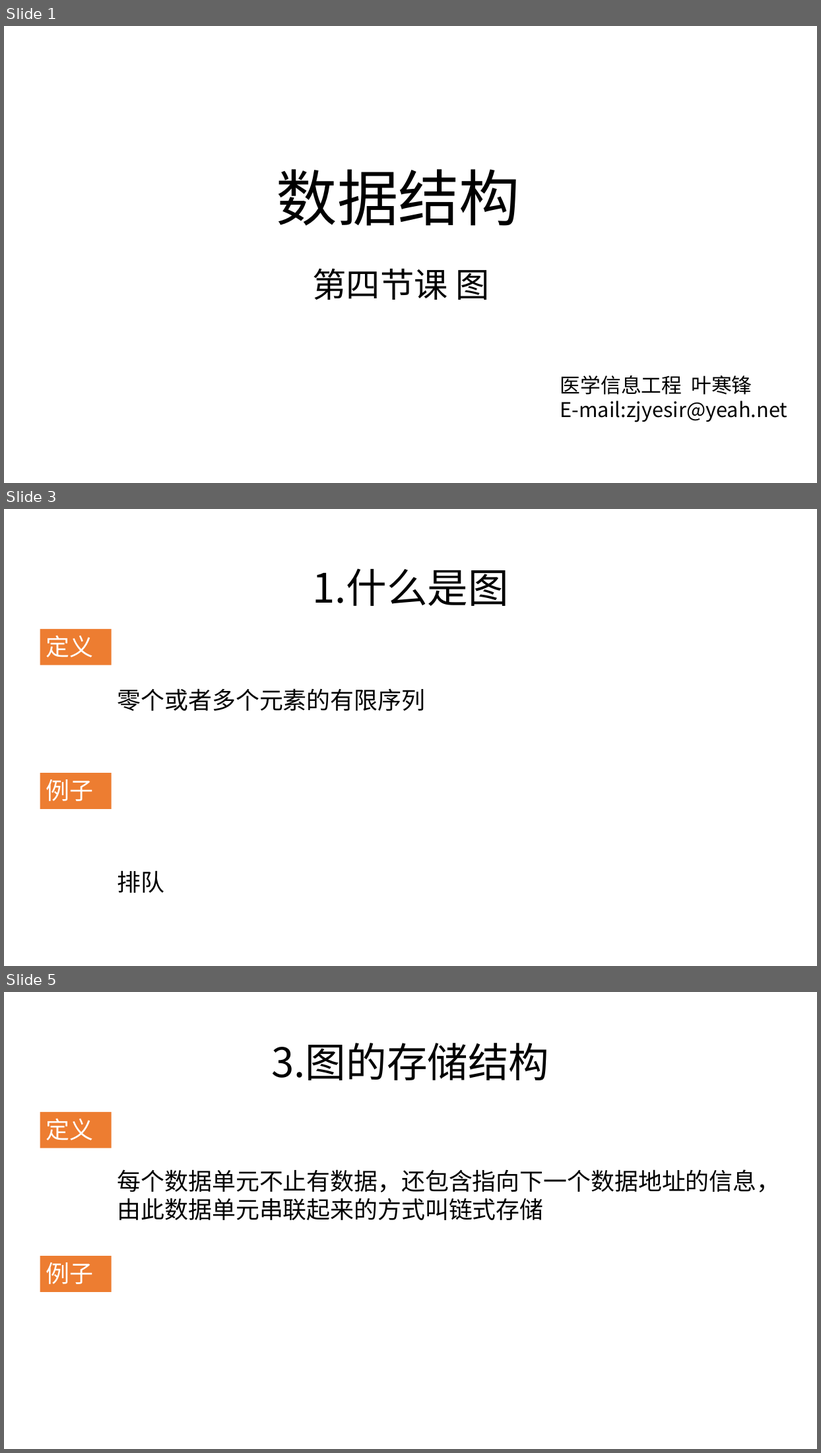
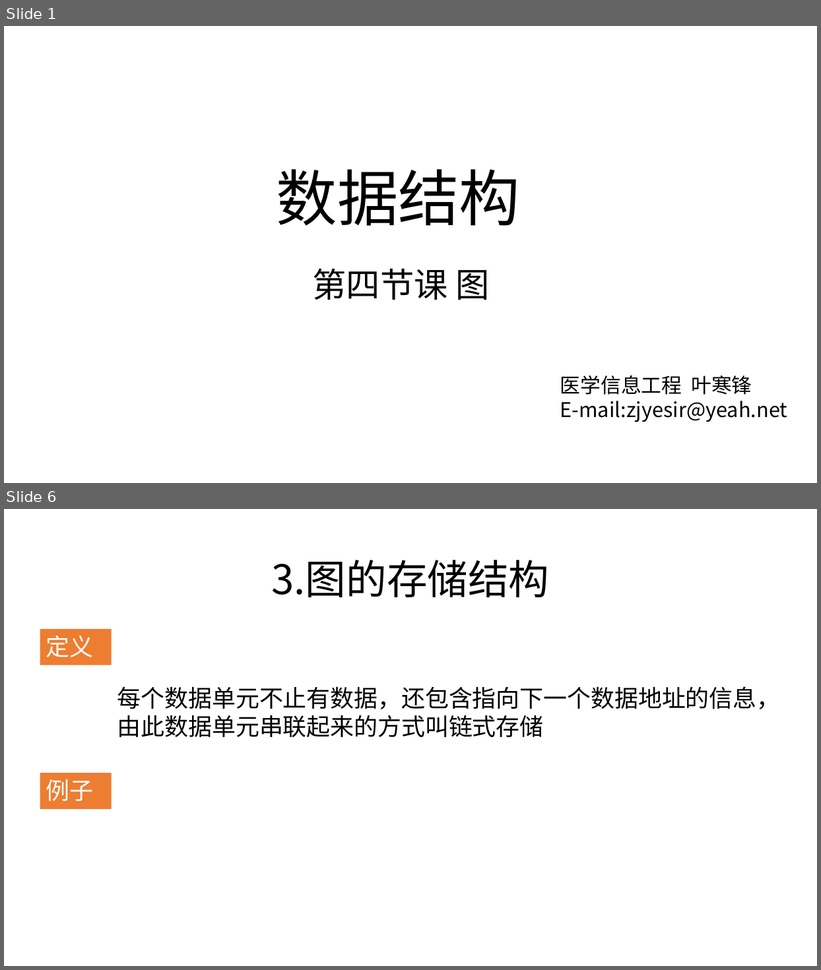
Before and after one commit to zjyesir/hmc_data_structure, a slide deck: ppt/7.图.pptx. Shown one above the other, each under a label of ours: slides 1, 3 and 5 before the commit, slides 1 and 6 after it; the slides between them are not shown. The pictures are 821x1453 and 821x970 pixels, drawn with LibreOffice and Linux fonts; fonts in the diff are those of the drawing; background and template pictures are left out. Boxes give left, top, right and bottom in pixels: in the first picture for what was removed or moved away, otherwise in the second. Text is boxed around its words. In the diff, an @@ line names an element or a change of style, - is before the commit and + after.

```diff
--- a/ppt/7.图.pptx
+++ b/ppt/7.图.pptx
@@ slide 3 removed at (x1=4, y1=509, x2=817, y2=966), background picture (left out) @@
@@ text removed at (x1=312, y1=568, x2=509, y2=606) @@
-1.什么是图
@@ rectangle removed at (x1=40, y1=629, x2=112, y2=665) @@
-定义
@@ text removed at (x1=118, y1=689, x2=426, y2=711) @@
-零个或者多个元素的有限序列
@@ rectangle removed at (x1=40, y1=773, x2=112, y2=809) @@
-例子
@@ text removed at (x1=118, y1=871, x2=165, y2=893) @@
-排队
@@ what was slide 5 is now slide 6 @@
```
Also in this commit, not shown: 1 slide changed, 3 slides added, 1 other slide removed, 9 other files.
